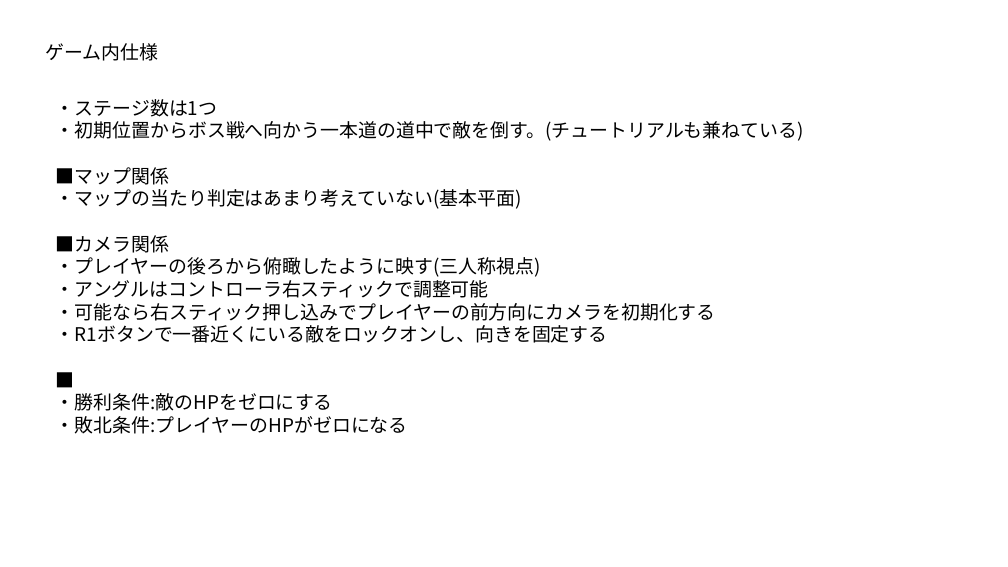
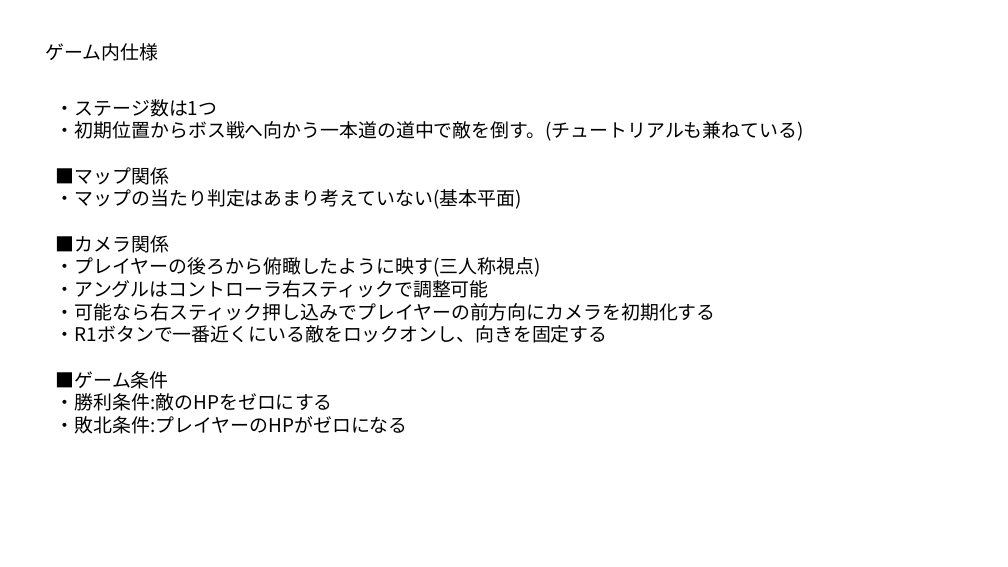
Before and after one commit to kakisawa/ProductionWork, a slide deck: slide 5 of 3DGame_2/川﨑MayCry!_仕様書.pptx. Drawn at 1008x567 pixels with LibreOffice and Linux fonts; fonts in the diff are those of the drawing. Boxes give left, top, right and bottom in pixels: in the first picture for what was removed or moved away, otherwise in the second. Text is boxed around its words. In the diff, an @@ line names an element or a change of style, - is before the commit and + after.

```diff
--- a/3DGame_2/川﨑MayCry!_仕様書.pptx
+++ b/3DGame_2/川﨑MayCry!_仕様書.pptx
@@ text at (56,371,169,389): text changed @@
-■
+■ゲーム条件
```
Also in this commit, not shown: 5 other slides changed, 4 slides added, 1 slide removed, 27 other files.
